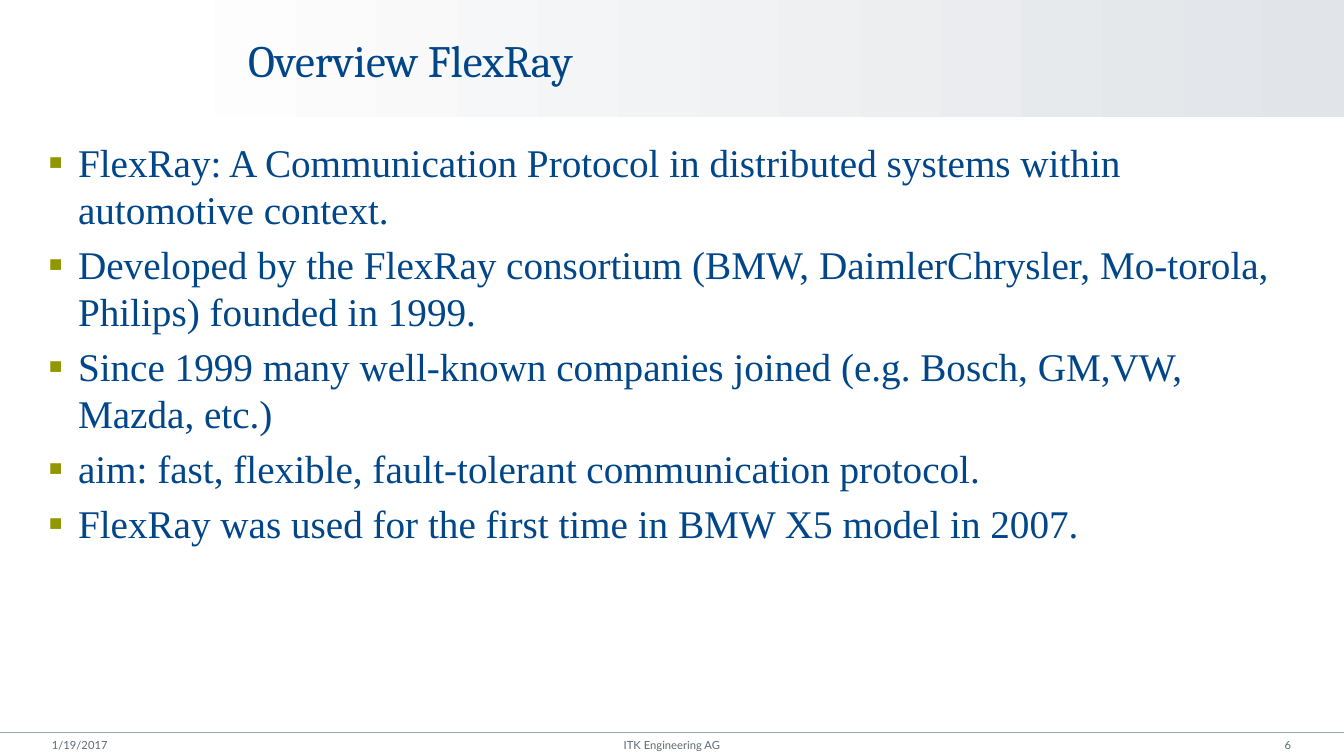
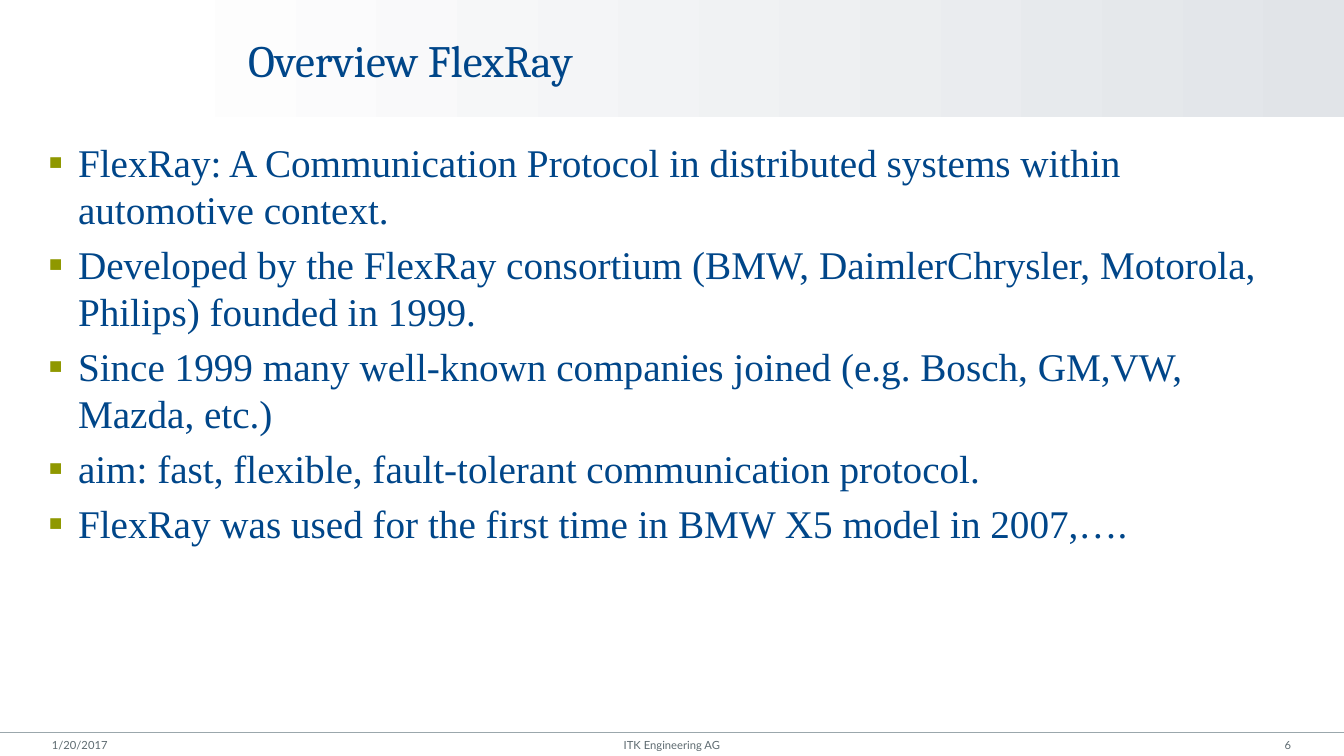
Before and after one commit to Huynhtri027/AndroidProject, a slide deck: slide 6 of SW-Coding & MIL-Test.pptx. Drawn at 1344x756 pixels with LibreOffice and Linux fonts; fonts in the diff are those of the drawing; background and template pictures are left out. Boxes give left, top, right and bottom in pixels: in the first picture for what was removed or moved away, otherwise in the second. Text is boxed around its words. In the diff, an @@ line names an element or a change of style, - is before the commit and + after.

```diff
--- a/SW-Coding & MIL-Test.pptx
+++ b/SW-Coding & MIL-Test.pptx
@@ text at [78, 251, 1255, 333]: text changed @@
-▪ Developed by the FlexRay consortium (BMW, DaimlerChrysler, Mo-torola, Philips) founded in 1999.
+▪ Developed by the FlexRay consortium (BMW, DaimlerChrysler, Motorola, Philips) founded in 1999.
@@ text at [78, 510, 1127, 545]: text changed @@
-▪ FlexRay was used for the first time in BMW X5 model in 2007.
+▪ FlexRay was used for the first time in BMW X5 model in 2007,….
@@ text at [52, 741, 108, 749]: text changed @@
-1/19/2017
+1/20/2017
```
Also in this commit, not shown: 21 other slides changed.
